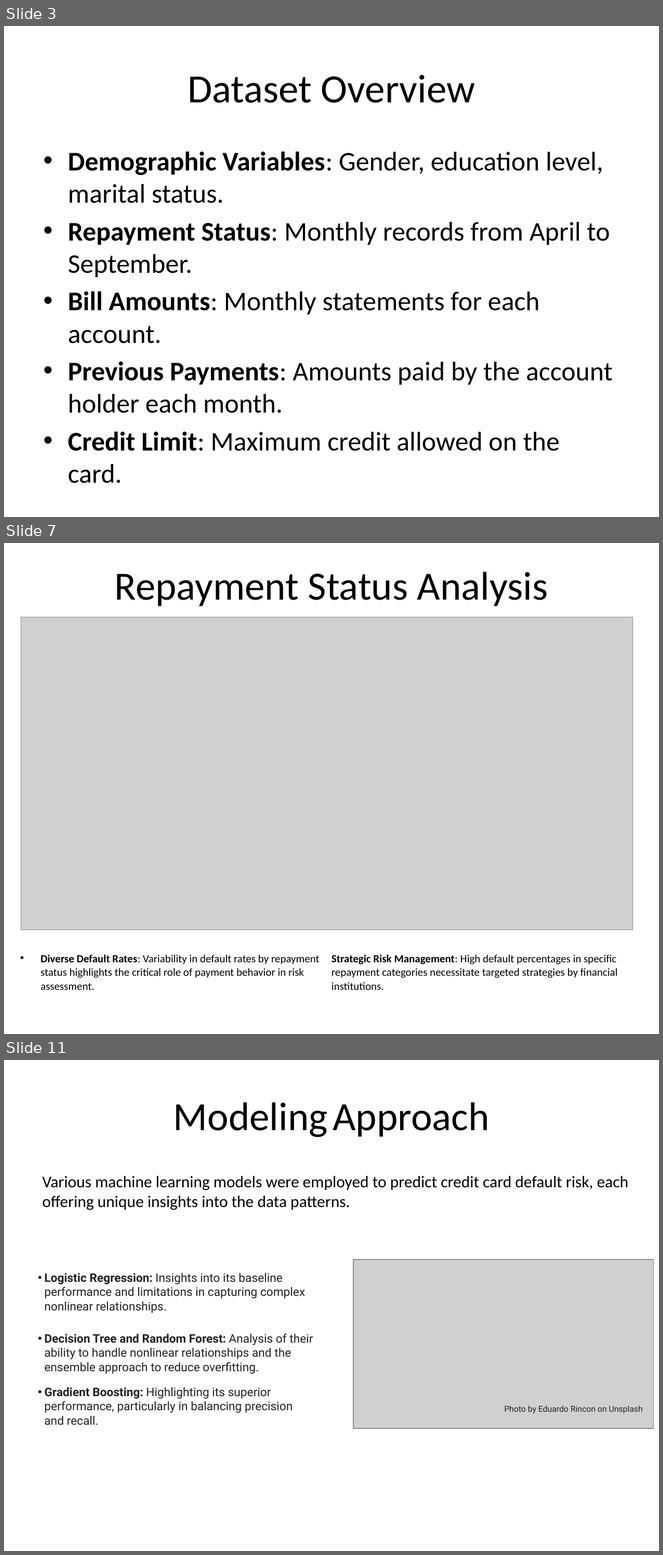
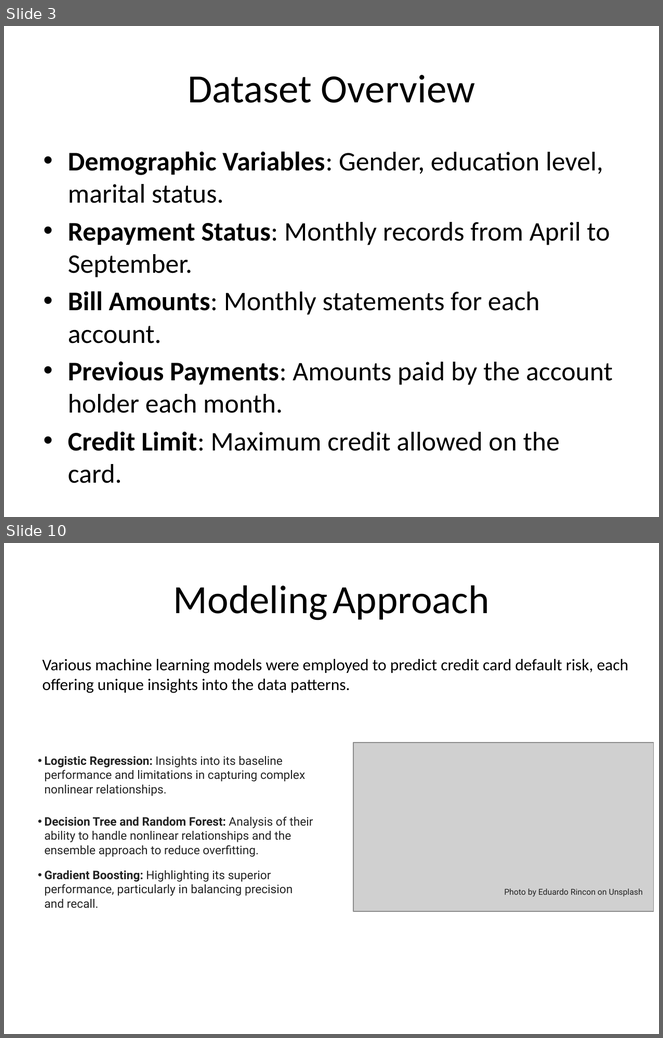
Before and after one commit to leoadkn/Springboard-Capstone-2, a slide deck: Report/Final Presentation.pptx. Shown one above the other, each under a label of ours: slides 3, 7 and 11 before the commit, slides 3 and 10 after it; the slides between them are not shown. The pictures are 663x1555 and 663x1038 pixels, drawn with LibreOffice and Linux fonts; fonts in the diff are those of the drawing; grey boxes stand for pictures. Boxes give left, top, right and bottom in pixels: in the first picture for what was removed or moved away, otherwise in the second. Text is boxed around its words. In the diff, an @@ line names an element or a change of style, - is before the commit and + after.

```diff
--- a/Report/Final Presentation.pptx
+++ b/Report/Final Presentation.pptx
@@ slide 7 removed at box(4, 543, 659, 1034), background #FFFFFF @@
@@ title removed at box(115, 572, 548, 606) @@
-Repayment Status Analysis
@@ picture removed at box(21, 617, 633, 930) @@
@@ text removed at box(40, 955, 618, 990) @@
-• Diverse Default Rates: Variability in default rates by repayment status highlights the critical role of payment behavior in risk assessment.
-Strategic Risk Management: High default percentages in specific repayment categories necessitate targeted strategies by financial institutions.
@@ what was slide 11 is now slide 10 @@
```
Also in this commit, not shown: 6 slides changed, 2 slides added, 2 other slides removed.
